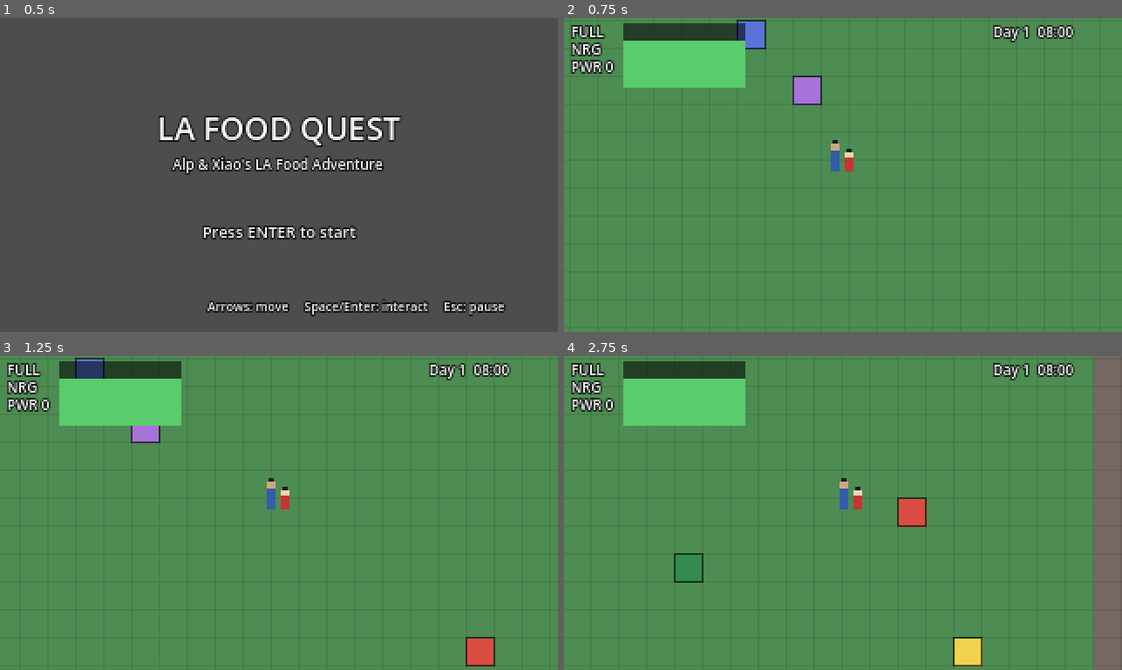
Above: before the commit, frames 1-4 (two rows, left to right).
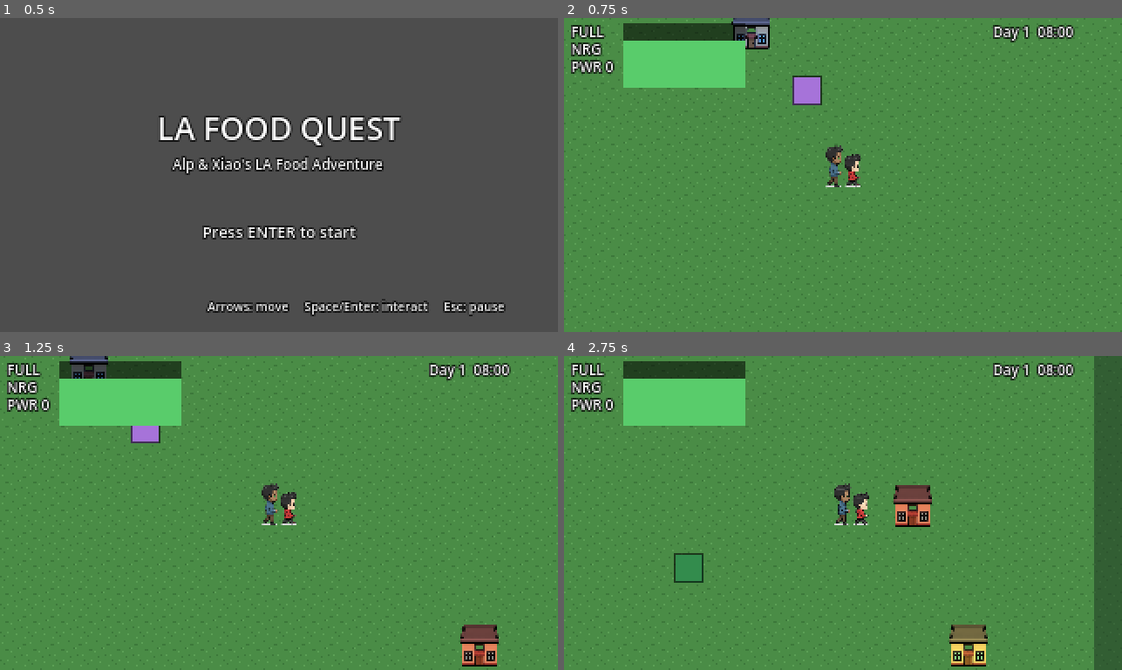
Above: after the commit, the same moments.

Repository: alexselig/la-food-quest
Game: Godot game, scene res://scenes/title.tscn
The game is run twice, just before and just after one commit, with the same random seed, the same clock (stepped at 60 frames per second) and the same inputs.
Inputs:
- Up to frame 1 (0.5 s): no input
- Up to frame 2 (0.75 s): tap Enter (ui_accept) at 0.5 s; hold Right (ui_right) from 0.53 s (still down); tap L at 0.6 s
- Up to frame 3 (1.25 s): keep holding Right (ui_right); tap Enter (ui_accept) at 0.77 s
- Up to frame 4 (2.75 s): release Right (ui_right) at 1.28 s; hold Down (ui_down) 1.28-2.03 s; tap L at 1.35, 2.3 s; tap Enter (ui_accept) at 1.52 s; hold Right (ui_right) from 2.03 s (still down); tap Q at 2.1 s

Frame 1 is identical in both runs. In frame 2, 1.9% of the frame differs, in the area x 0-98%, y 0-99%; in frame 3, 2.6%; in frame 4, 7.5%, in the area x 0-100%, y 0-100%.

Commit message:
Phase 5b: wire Gemini art — duo 4-dir sprite + grass/building tiles (runtime-loaded)
Co-authored-by: Copilot <223556219+Copilot@users.noreply.github.com>

Diff:
--- a/scripts/grid_player.gd
+++ b/scripts/grid_player.gd
@@ -12,11 +12,17 @@
 var is_blocked: Callable   # set by world: func(cell: Vector2i) -> bool
 var on_interact: Callable  # set by world: func(cell: Vector2i) -> void
 
+var _sprite: Sprite2D
+var _tex_down: Texture2D
+var _tex_up: Texture2D
+var _tex_side: Texture2D
+
 func setup(start_cell: Vector2i, blocked_check: Callable) -> void:
     cell = start_cell
     is_blocked = blocked_check
     position = _cell_to_pos(cell)
     z_index = 10
+    _init_sprite()
     queue_redraw()
 
 func _process(_delta: float) -> void:
@@ -36,6 +42,7 @@
         dir = Vector2i.RIGHT
     if dir != Vector2i.ZERO:
         facing = dir
+        _update_sprite()
         _try_move(dir)
 
 func _try_move(dir: Vector2i) -> void:
@@ -54,7 +61,45 @@
 func _cell_to_pos(c: Vector2i) -> Vector2:
     return Vector2(c.x * TILE + TILE / 2, c.y * TILE + TILE / 2)
 
+func _init_sprite() -> void:
+    _tex_down = _load_tex("res://assets/characters/duo_down.png")
+    _tex_up = _load_tex("res://assets/characters/duo_up.png")
+    _tex_side = _load_tex("res://assets/characters/duo_side.png")
+    if _tex_down == null and _tex_up == null and _tex_side == null:
+        return
+    _sprite = Sprite2D.new()
+    _sprite.centered = true
+    _sprite.texture_filter = CanvasItem.TEXTURE_FILTER_NEAREST
+    _sprite.scale = Vector2(0.25, 0.25)
+    _sprite.position = Vector2(0, -5)
+    add_child(_sprite)
+    _update_sprite()
+
+func _load_tex(path: String) -> Texture2D:
+    var img := Image.new()
+    if img.load(path) == OK:
+        return ImageTexture.create_from_image(img)
+    return null
+
+func _update_sprite() -> void:
+    if _sprite == null:
+        return
+    if facing == Vector2i.UP and _tex_up:
+        _sprite.texture = _tex_up
+        _sprite.flip_h = false
+    elif facing == Vector2i.LEFT and _tex_side:
+        _sprite.texture = _tex_side
+        _sprite.flip_h = true
+    elif facing == Vector2i.RIGHT and _tex_side:
+        _sprite.texture = _tex_side
+        _sprite.flip_h = false
+    elif _tex_down:
+        _sprite.texture = _tex_down
+        _sprite.flip_h = false
+
 func _draw() -> void:
+    if _sprite != null:
+        return
     # Placeholder duo: tall Alp (blue) + short Xiao (red), centered on the tile.
     # Alp
     draw_rect(Rect2(-7, -14, 5, 12), Color(0.20, 0.36, 0.68))   # jacket
--- a/scripts/world.gd
+++ b/scripts/world.gd
@@ -17,9 +17,13 @@
 var player: Node2D
 var hud: CanvasLayer
 var gs: Node                          # GameState autoload (injected in tests)
+var _grass: Texture2D
+var _building: Texture2D
 
 func _ready() -> void:
     gs = get_node_or_null("/root/GameState")
+    _grass = _load_tex("res://assets/tiles/grass.png")
+    _building = _load_tex("res://assets/tiles/building.png")
     _build_world()
     _spawn_player()
     _setup_camera()
@@ -65,6 +69,12 @@
     if cell.x < 0 or cell.y < 0 or cell.x >= COLS or cell.y >= ROWS:
         return true
     return blocked.has(cell)
+
+func _load_tex(path: String) -> Texture2D:
+    var img := Image.new()
+    if img.load(path) == OK:
+        return ImageTexture.create_from_image(img)
+    return null
 
 func _on_interact(cell: Vector2i) -> void:
     var msg := interact_at(cell)
@@ -122,16 +132,20 @@
     for x in COLS:
         for y in ROWS:
             var cell := Vector2i(x, y)
-            var c := Color(0.30, 0.55, 0.32)
+            var rect := Rect2(x * TILE, y * TILE, TILE, TILE)
+            if _grass:
+                draw_texture_rect(_grass, rect, false)
+            else:
+                draw_rect(rect, Color(0.30, 0.55, 0.32))
             if blocked.has(cell) and not objects_by_cell.has(cell):
-                c = Color(0.46, 0.41, 0.39)
-            draw_rect(Rect2(x * TILE, y * TILE, TILE, TILE), c)
+                draw_rect(rect, Color(0.12, 0.22, 0.14, 0.55))  # border hedge
     for cell in objects_by_cell:
         var o = objects_by_cell[cell]
-        var r := Rect2(cell.x * TILE, cell.y * TILE, TILE, TILE)
-        draw_rect(r, o["color"])
-        draw_rect(r, Color(0, 0, 0, 0.6), false, 1.0)
-    for x in range(COLS + 1):
-        draw_line(Vector2(x * TILE, 0), Vector2(x * TILE, ROWS * TILE), Color(0, 0, 0, 0.08))
-    for y in range(ROWS + 1):
-        draw_line(Vector2(0, y * TILE), Vector2(COLS * TILE, y * TILE), Color(0, 0, 0, 0.08))
+        var base := Rect2(cell.x * TILE, cell.y * TILE, TILE, TILE)
+        var t: String = o["type"]
+        if _building and (t == "restaurant" or t == "rest_home" or t == "legendary"):
+            var r := Rect2(cell.x * TILE - 3, cell.y * TILE - 8, TILE + 6, TILE + 8)
+            draw_texture_rect(_building, r, false, Color(o["color"]).lerp(Color(1, 1, 1), 0.35))
+        else:
+            draw_rect(base, o["color"])
+            draw_rect(base, Color(0, 0, 0, 0.6), false, 1.0)
Binary file added: assets/characters/duo_down.png
Binary file added: assets/characters/duo_side.png
Binary file added: assets/characters/duo_up.png
Binary file added: assets/tiles/building.png
Binary file added: assets/tiles/grass.png
Not shown, added: tools/gen_art.py
